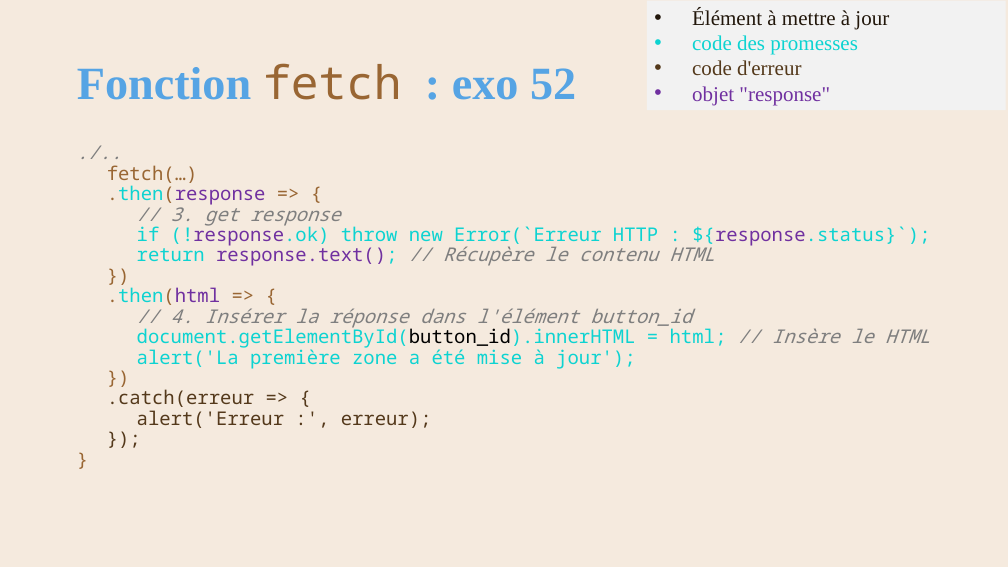
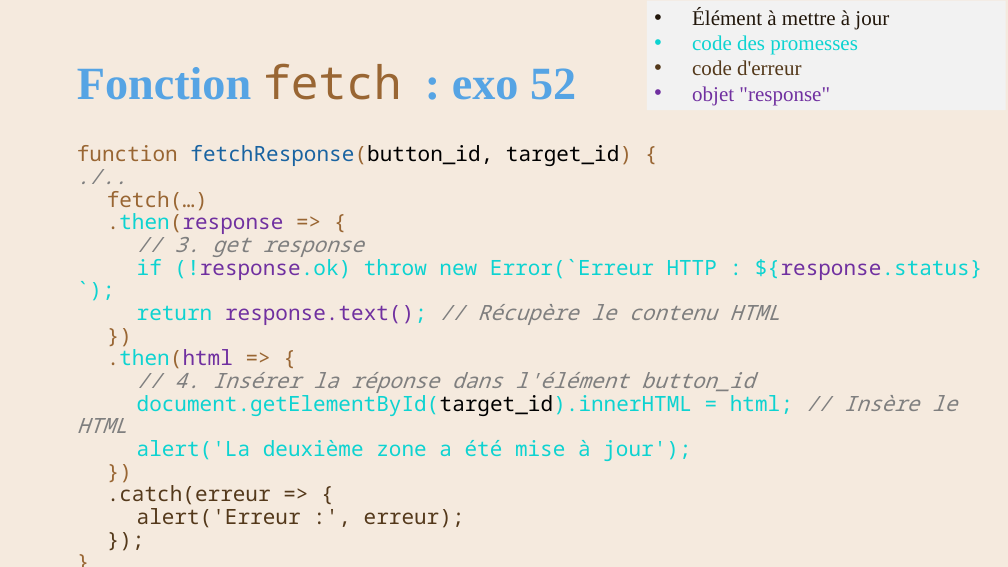
Before and after one commit to AlainWafflard/4IPW3, a slide deck: slide 38 of syllabus/27_requête_asynchrone/syllabus_27_async.pptx. Drawn at 1008x567 pixels with LibreOffice and Linux fonts; fonts in the diff are those of the drawing; background and template pictures are left out. Boxes give left, top, right and bottom in pixels: in the first picture for what was removed or moved away, otherwise in the second. Text is boxed around its words. In the diff, an @@ line names an element or a change of style, - is before the commit and + after.

Commit message:
2026/02/21 : - update chap 27 "async request & API" - add AWebWiz framework with Fetch

```diff
--- a/syllabus/27_requête_asynchrone/syllabus_27_async.pptx
+++ b/syllabus/27_requête_asynchrone/syllabus_27_async.pptx
@@ text at (x1=77, y1=145, x2=632, y2=166): paragraph added @@
+function fetchResponse(button_id, target_id) {
@@ text at (x1=107, y1=191, x2=983, y2=528): size 18 to 20 pt in "./..", "fetch(…)", ".then(response => {", "// 3. get response" and 9 more places @@
@@ text at (x1=137, y1=391, x2=957, y2=461): text changed; size 18 to 20 pt @@
-document.getElementById(button_id).innerHTML = html; // Insère le HTML
-alert('La première zone a été mise à jour');
+document.getElementById(target_id).innerHTML = html; // Insère le HTML
+alert('La deuxième zone a été mise à jour');
```
Also in this commit, not shown: 10 other slides changed, 20 slides added, 48 other files.
